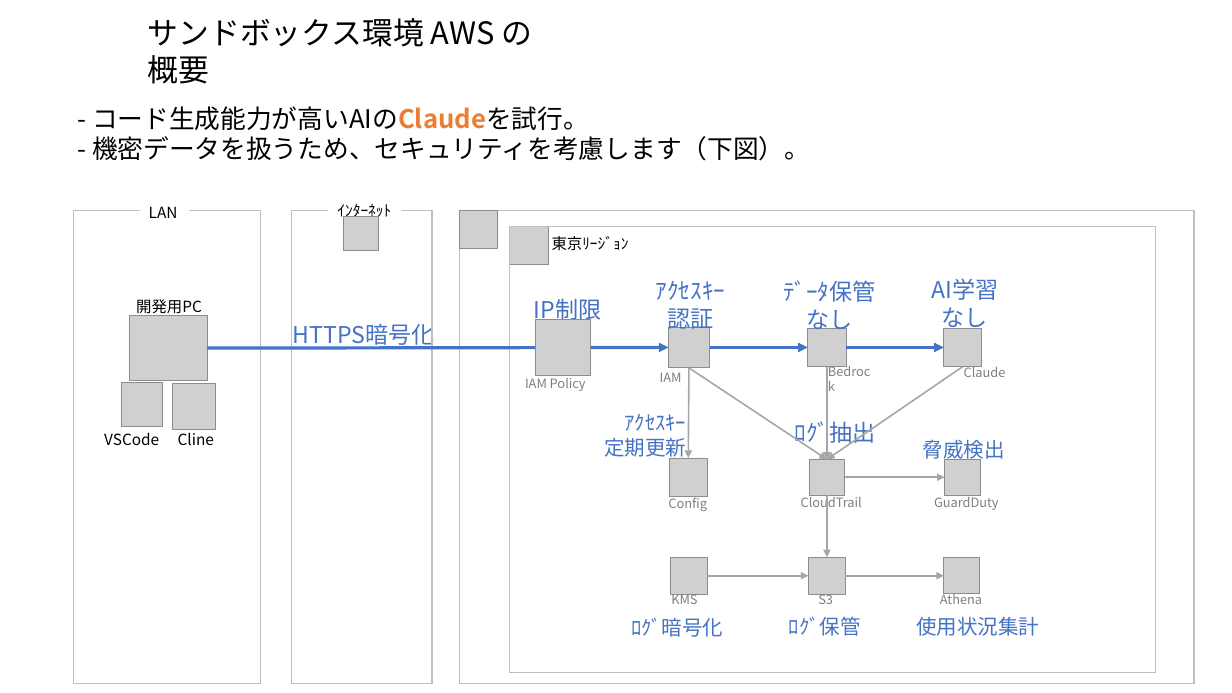
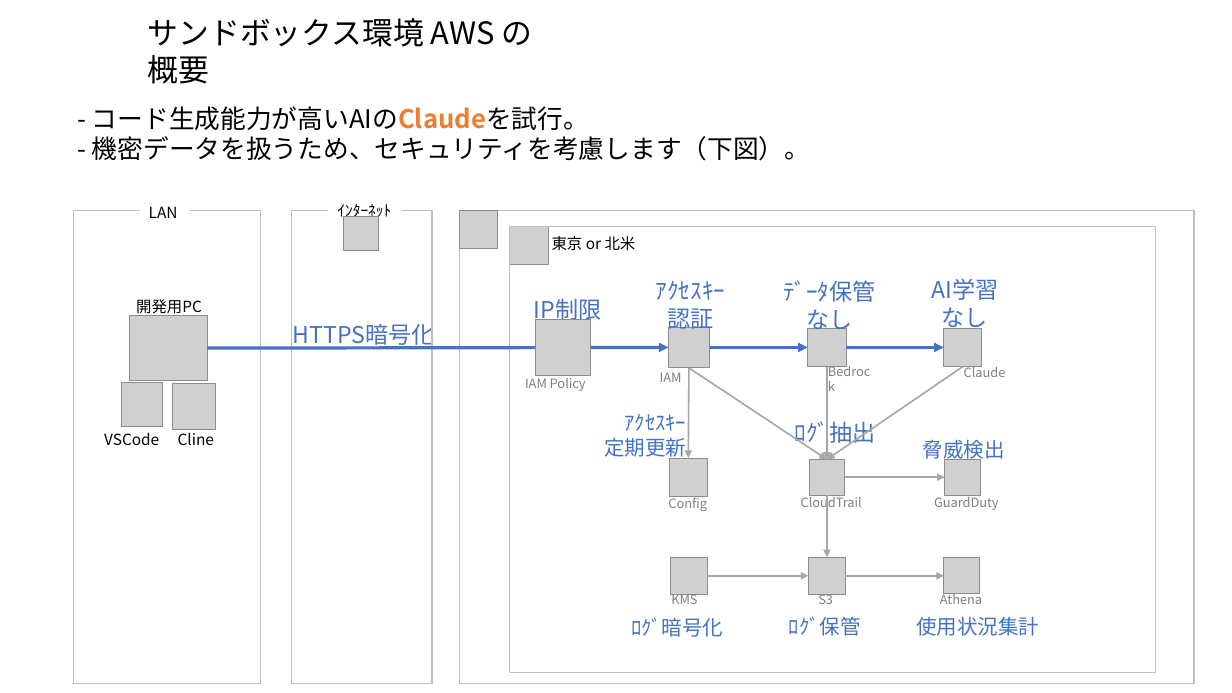
Before and after one commit to kiri0408/tyaga, a slide deck: slide 5 of aws_memo.pptx. Drawn at 1232x693 pixels with LibreOffice and Linux fonts; fonts in the diff are those of the drawing; grey boxes stand for pictures. Boxes give left, top, right and bottom in pixels: in the first picture for what was removed or moved away, otherwise in the second. Text is boxed around its words. In the diff, an @@ line names an element or a change of style, - is before the commit and + after.

```diff
--- a/aws_memo.pptx
+++ b/aws_memo.pptx
@@ text at (552,236,636,251): text changed @@
-東京ﾘｰｼﾞｮﾝ
+東京 or 北米
```
Also in this commit, not shown: 1 other slide changed.
